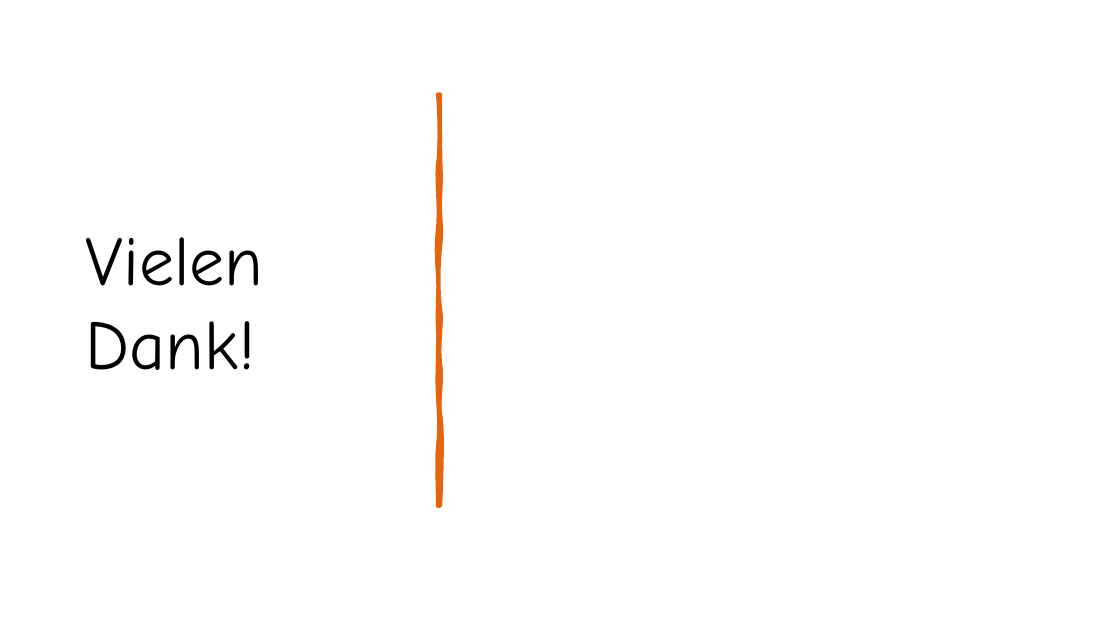
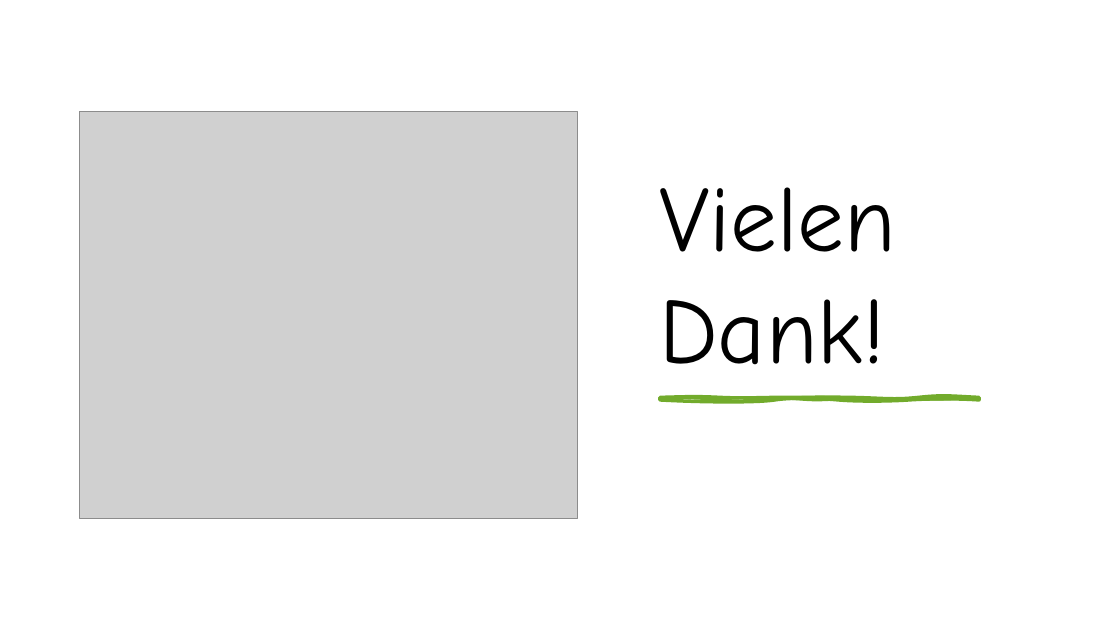
Before and after one commit to AtmoGD/BlackMagic, a slide deck: slide 7 of Zwischenpräsentation.pptx. Drawn at 1120x630 pixels with LibreOffice and Linux fonts; fonts in the diff are those of the drawing; grey boxes stand for pictures. Boxes give left, top, right and bottom in pixels: in the first picture for what was removed or moved away, otherwise in the second. Text is boxed around its words. In the diff, an @@ line names an element or a change of style, - is before the commit and + after.

```diff
--- a/Zwischenpräsentation.pptx
+++ b/Zwischenpräsentation.pptx
@@ title "Vielen Dank!": place and size @@
-title "Vielen Dank!" at box(86, 237, 264, 370)
+title "Vielen Dank!" at box(659, 187, 896, 365)
@@ title "Vielen Dank!" at box(659, 187, 896, 365): size 60 to 80 pt; vertical alignment middle to bottom @@
@@ picture added at box(80, 112, 577, 518) @@
@@ freeform shape removed at box(438, 95, 441, 506) @@
@@ freeform shape added at box(660, 397, 980, 400), fill #72AB2C, outline #72AB2C 3 pt @@
```
Also in this commit, not shown: 3 other slides changed.
